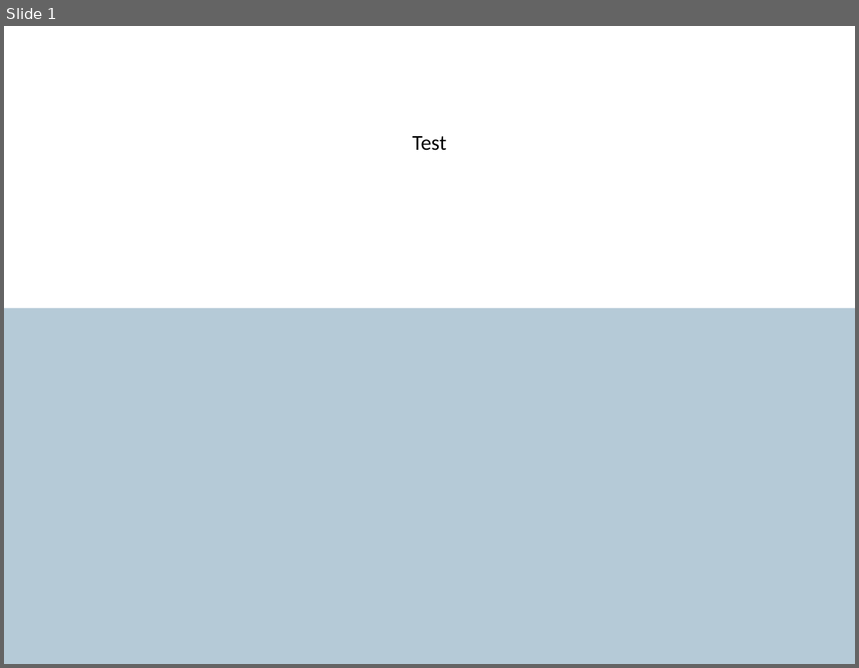
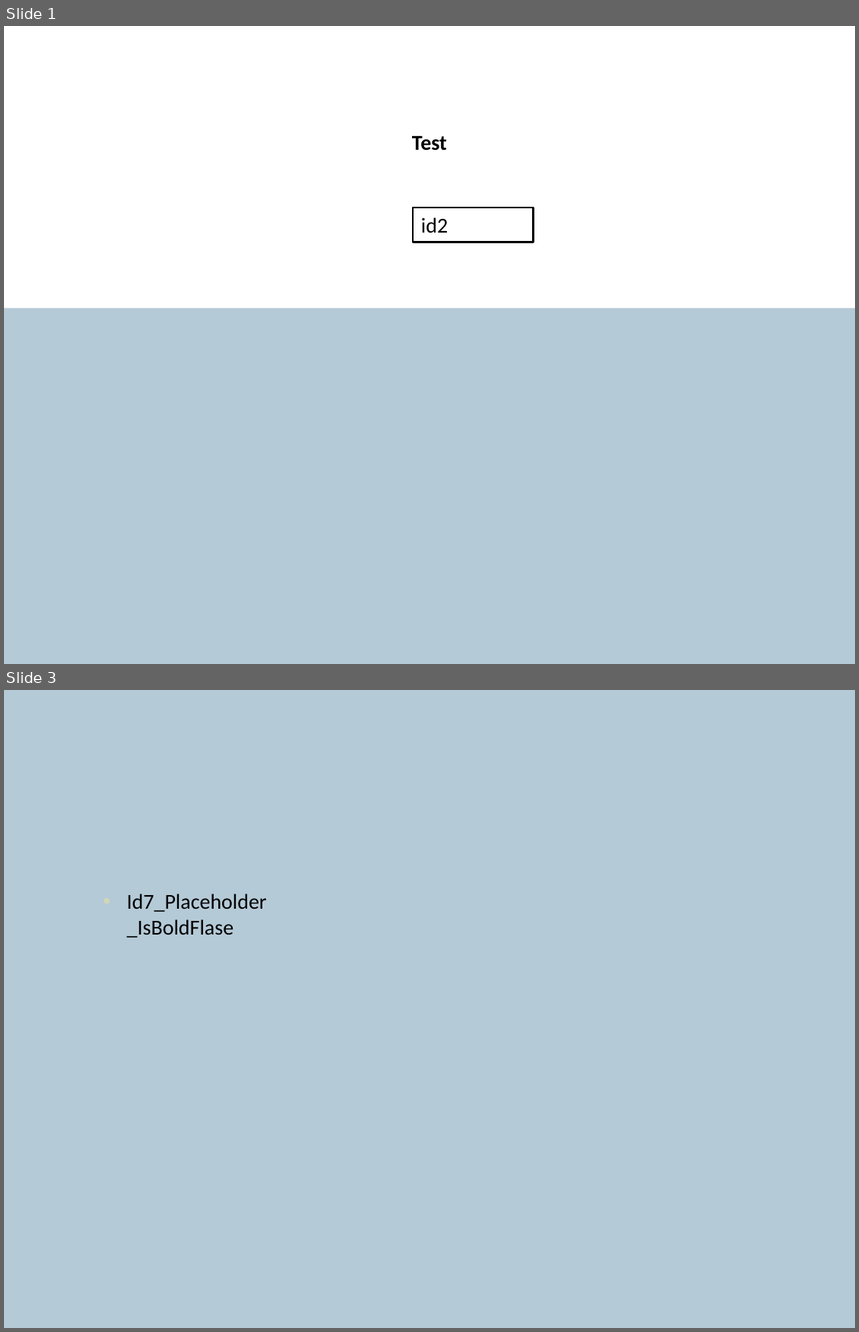
Before and after one commit to ShapeCrawler/ShapeCrawler, a slide deck: ShapeCrawler.Tests.Unit/Resource/020.pptx. Shown one above the other, each under a label of ours: slide 1 before the commit, slides 1 and 3 after it; the slides between them are not shown. The pictures are 859x668 and 859x1332 pixels, drawn with LibreOffice and Linux fonts; fonts in the diff are those of the drawing. Boxes give left, top, right and bottom in pixels: in the first picture for what was removed or moved away, otherwise in the second. Text is boxed around its words. In the diff, an @@ line names an element or a change of style, - is before the commit and + after.

Commit message:
Add `Font.IsBold` property (#119)
Add `Font.IsBold` property

```diff
--- a/ShapeCrawler.Tests.Unit/Resource/020.pptx
+++ b/ShapeCrawler.Tests.Unit/Resource/020.pptx
@@ slide 3 added at (x1=4, y1=690, x2=855, y2=1328), background #B5CAD7 @@
@@ text added at (x1=127, y1=894, x2=267, y2=938), 18 pt, text #000000 @@
+• Id7_Placeholder_IsBoldFlase
@@ slide 1 changed as well @@
@@ rectangle "Test" at (x1=4, y1=26, x2=855, y2=309): bold on @@
@@ rectangle added at (x1=413, y1=208, x2=534, y2=242), fill #FFFFFF, outline #000000 1.5 pt, 18 pt, text #000000 @@
+id2
```
Also in this commit, not shown: 1 other slide added, 24 other files.
